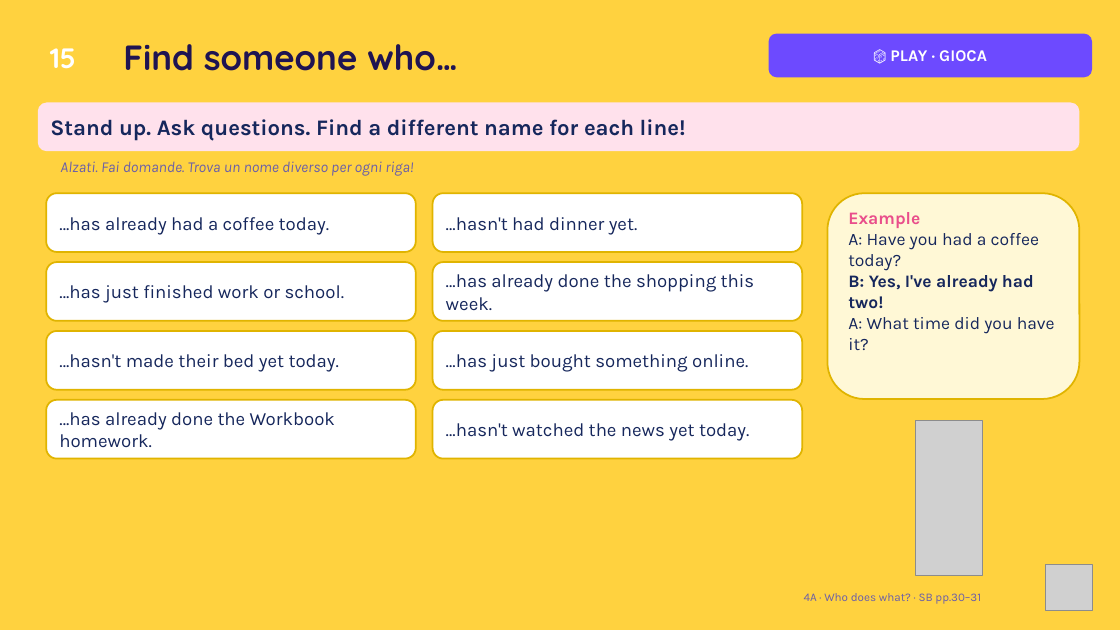
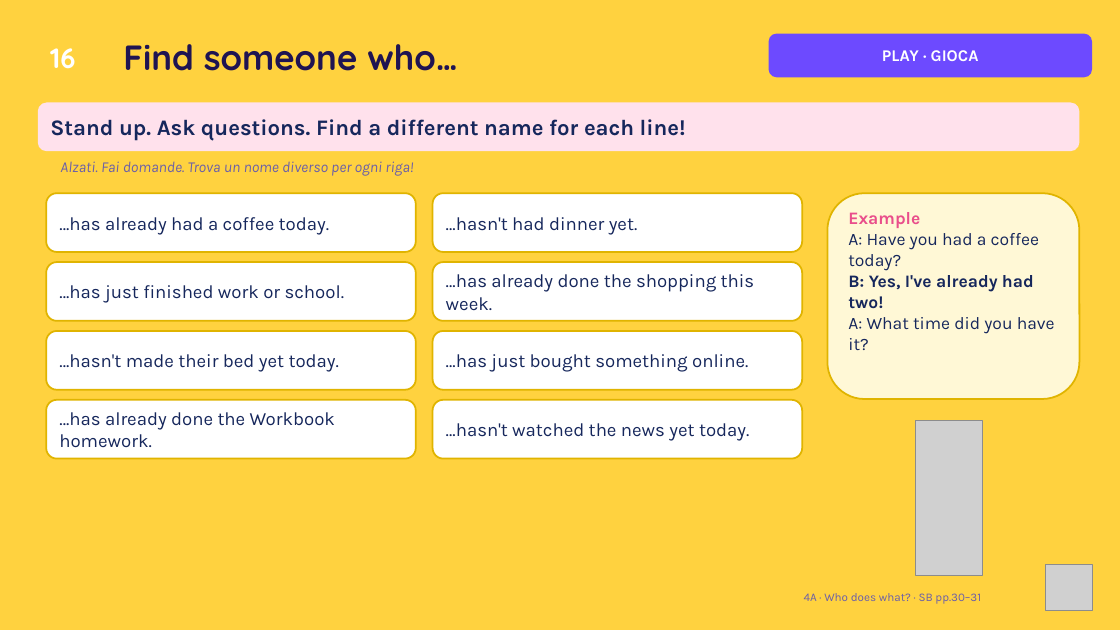
Before and after one commit to londonlanguageschool/Bagheria-, a slide deck: slide 16 of materials/A2/A2_4A_Who_does_what.pptx (slide 15 before the commit). Drawn at 1120x630 pixels with LibreOffice and Linux fonts; fonts in the diff are those of the drawing; grey boxes stand for pictures. Boxes give left, top, right and bottom in pixels: in the first picture for what was removed or moved away, otherwise in the second. Text is boxed around its words. In the diff, an @@ line names an element or a change of style, - is before the commit and + after.

```diff
--- a/materials/A2/A2_4A_Who_does_what.pptx
+++ b/materials/A2/A2_4A_Who_does_what.pptx
@@ text in ellipse at [50, 48, 76, 69]: text changed @@
-15
+16
@@ text in rounded rectangle at [882, 50, 979, 61]: text changed @@
-🎲 PLAY · GIOCA
+PLAY · GIOCA
```
Also in this commit, not shown: 13 other slides changed, 3 slides added, 2 slides removed, 3 other files.
